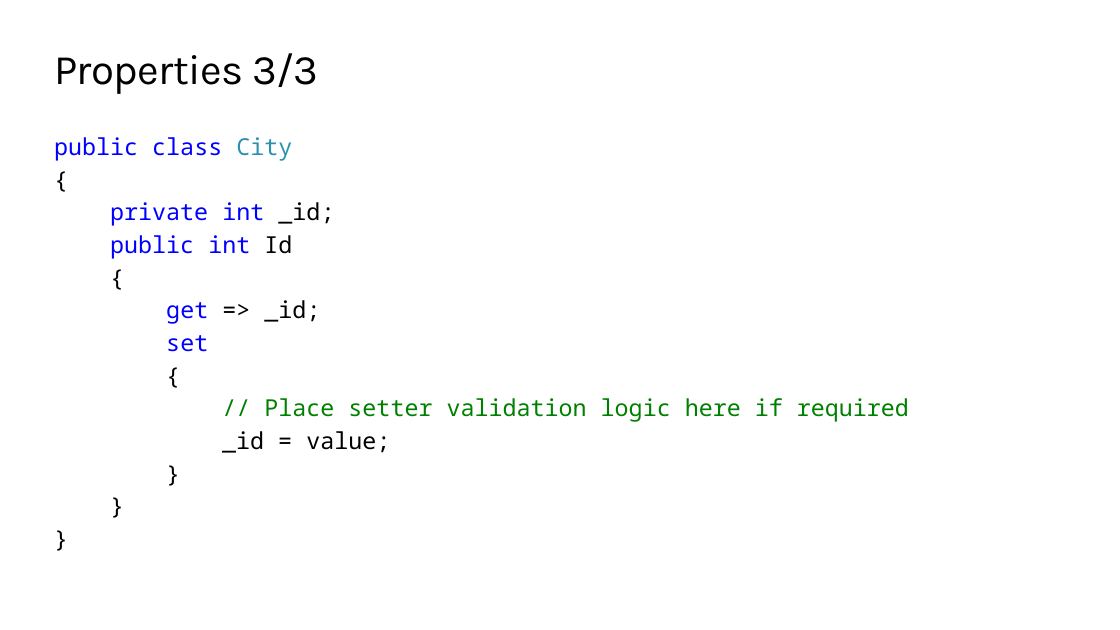
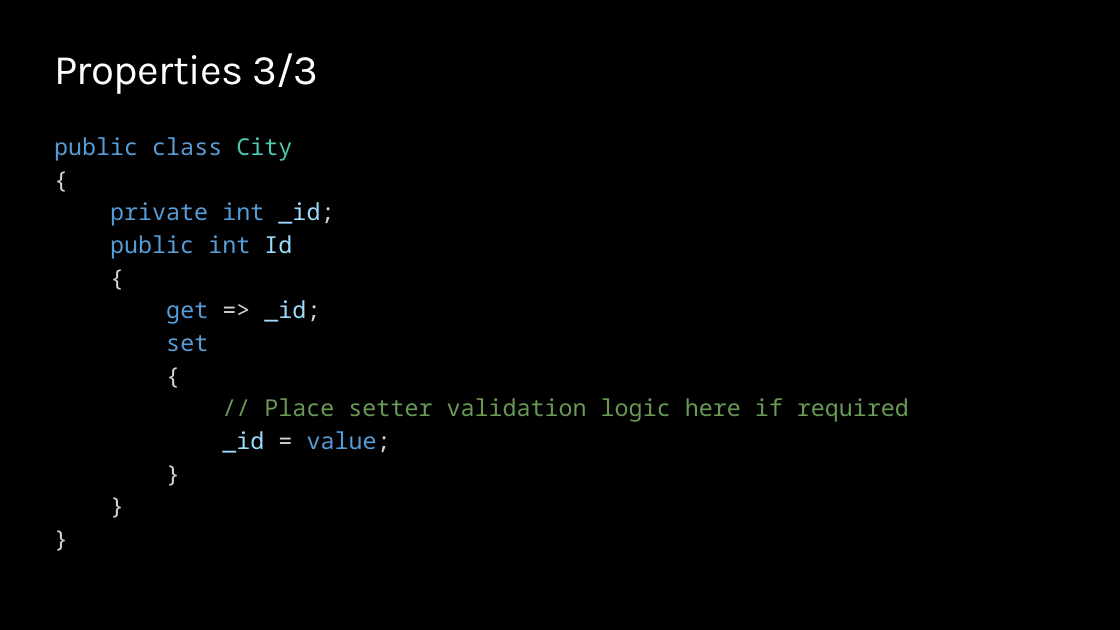
Before and after one commit to ondfisk/BDSA2020, a slide deck: slide 6 of Slides/Lecture03 - Lambdas and LINQ.pptx (slide 5 before the commit). Drawn at 1120x630 pixels with LibreOffice and Linux fonts; fonts in the diff are those of the drawing; background and template pictures are left out. Boxes give left, top, right and bottom in pixels: in the first picture for what was removed or moved away, otherwise in the second. Text is boxed around its words. In the diff, an @@ line names an element or a change of style, - is before the commit and + after.

```diff
--- a/Slides/Lecture03 - Lambdas and LINQ.pptx
+++ b/Slides/Lecture03 - Lambdas and LINQ.pptx
@@ background #FFFFFF to #000000 @@
@@ title "Properties 3/3" at bbox=[54, 53, 318, 94]: text colour #000000 to #FFFFFF @@
@@ text "public class City" at bbox=[54, 137, 909, 453]: text colour #0000FF to #569CD6 in "public class", "private int", "public int", "get" and 1 more places; text colour #2B91AF to #4EC9B0 in "City"; text colour #000000 to #D4D4D4 in "{", "_id;", "{", "=> _id;" and 5 more places; text colour #000000 to #9CDCFE in "_id;", "Id", "_id;", "_id"; text colour #008000 to #6A9955 in "// Place setter validation logic here if ..."; text colour #000000 to #569CD6 in "value;" @@
```
Also in this commit, not shown: 10 other slides changed, 5 slides added, 1 other file.
